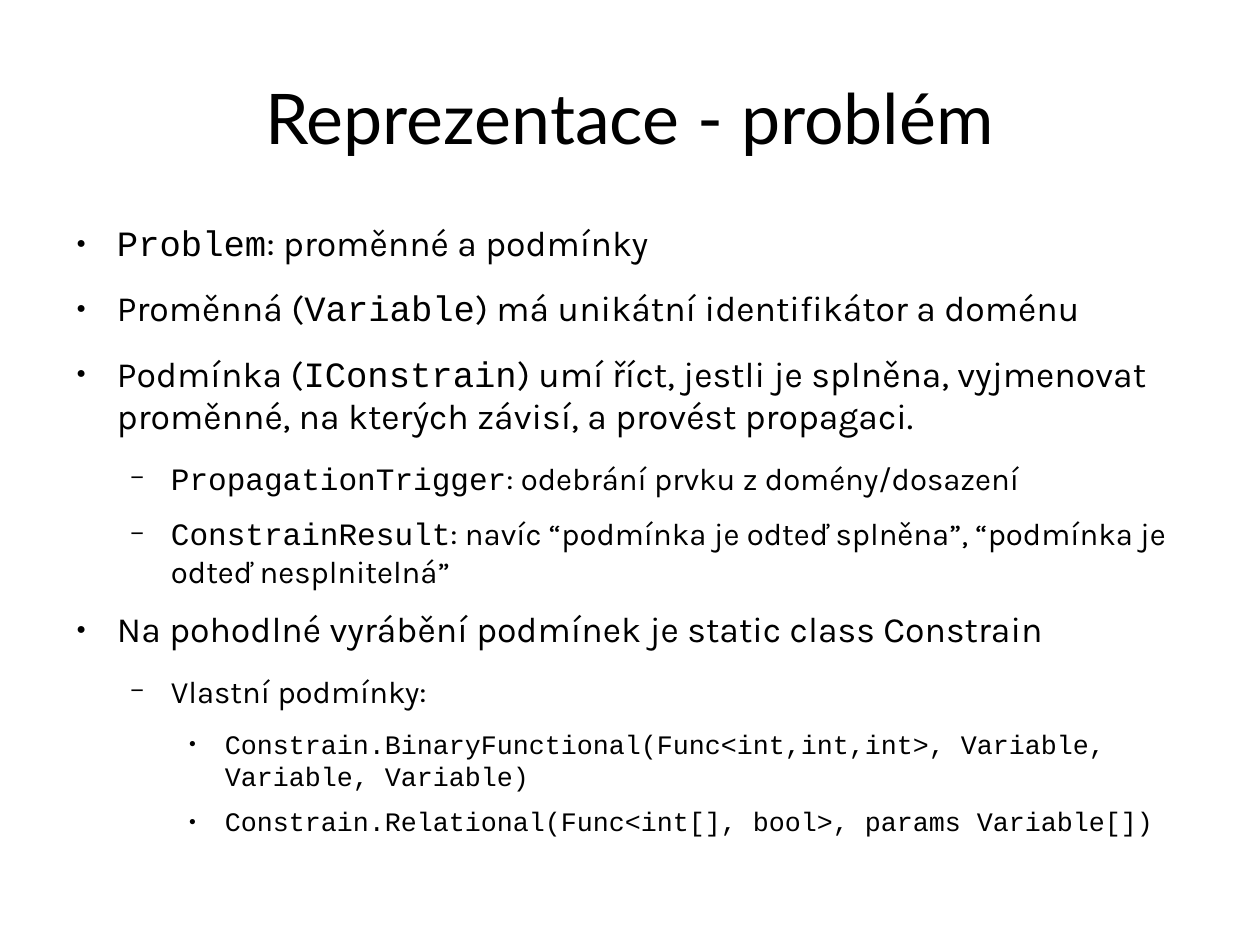
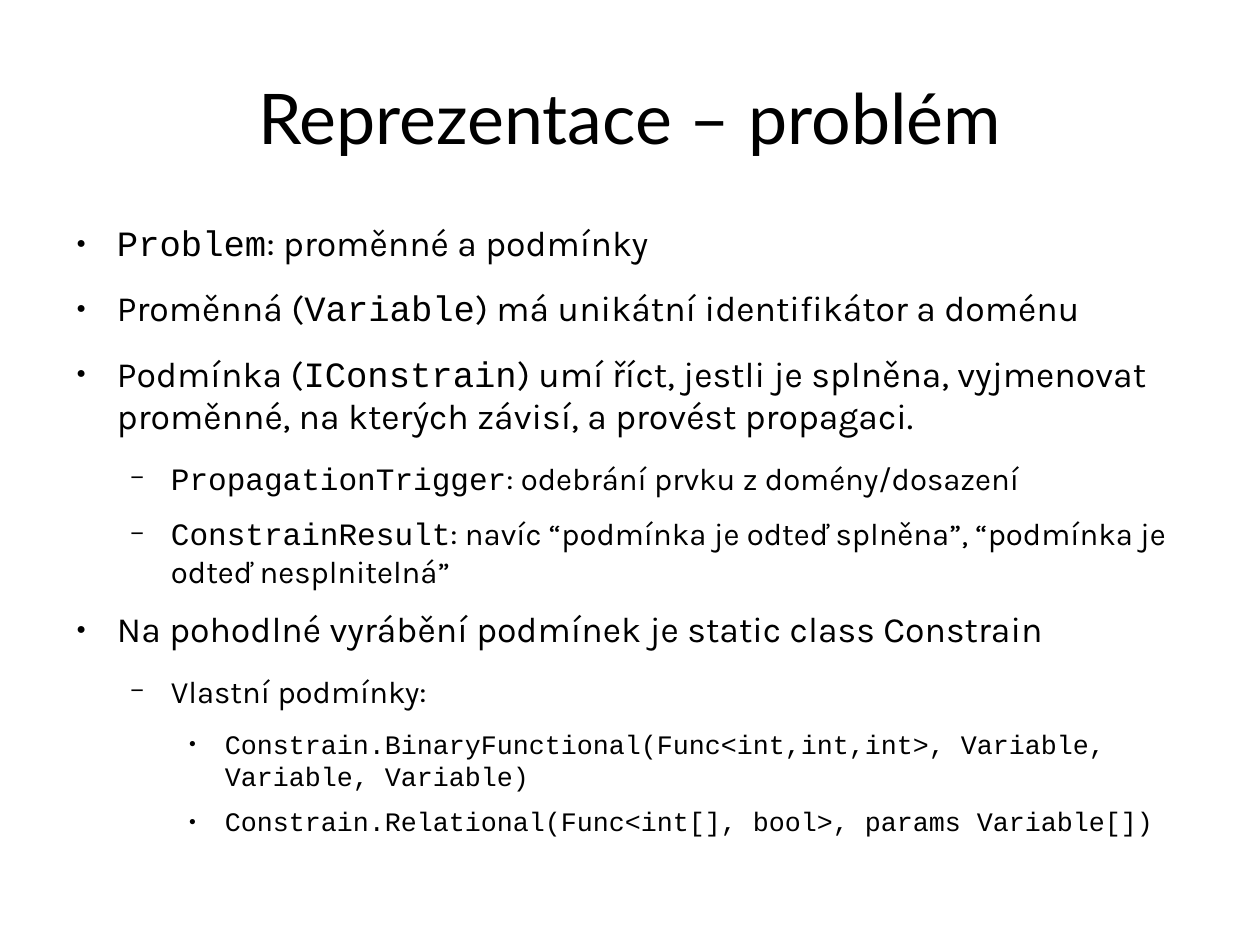
Before and after one commit to MichalPokorny/compulsive-skin-picking, a slide deck: slide 4 of csp.odp. Drawn at 1260x945 pixels with LibreOffice and Linux fonts; fonts in the diff are those of the drawing. Boxes give left, top, right and bottom in pixels: in the first picture for what was removed or moved away, otherwise in the second. Text is boxed around its words. In the diff, an @@ line names an element or a change of style, - is before the commit and + after.

```diff
--- a/csp.odp
+++ b/csp.odp
@@ title at [258, 92, 1001, 156]: text changed @@
-Reprezentace - problém
+Reprezentace – problém
```
Also in this commit, not shown: 5 other slides changed, 1 slide added, 9 other files.
